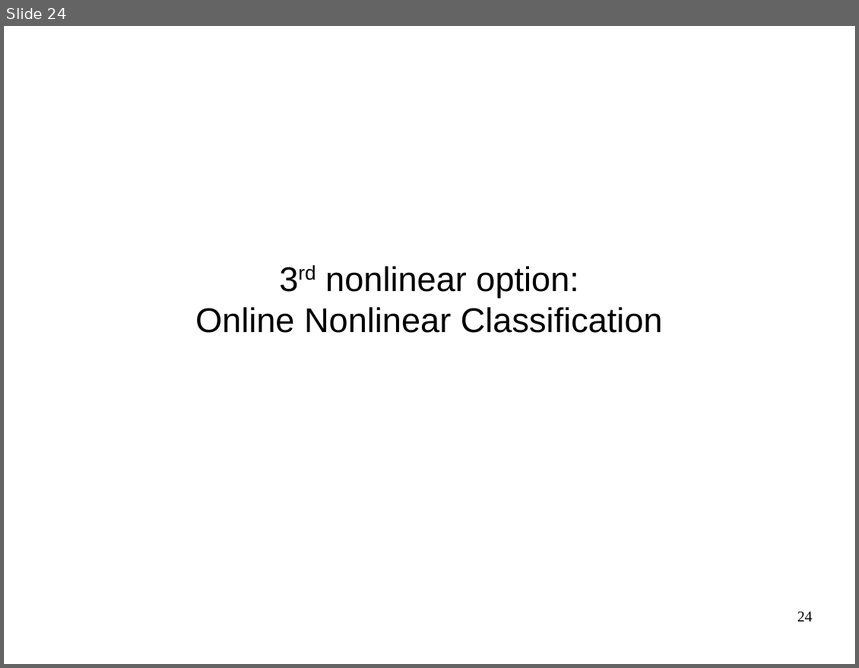
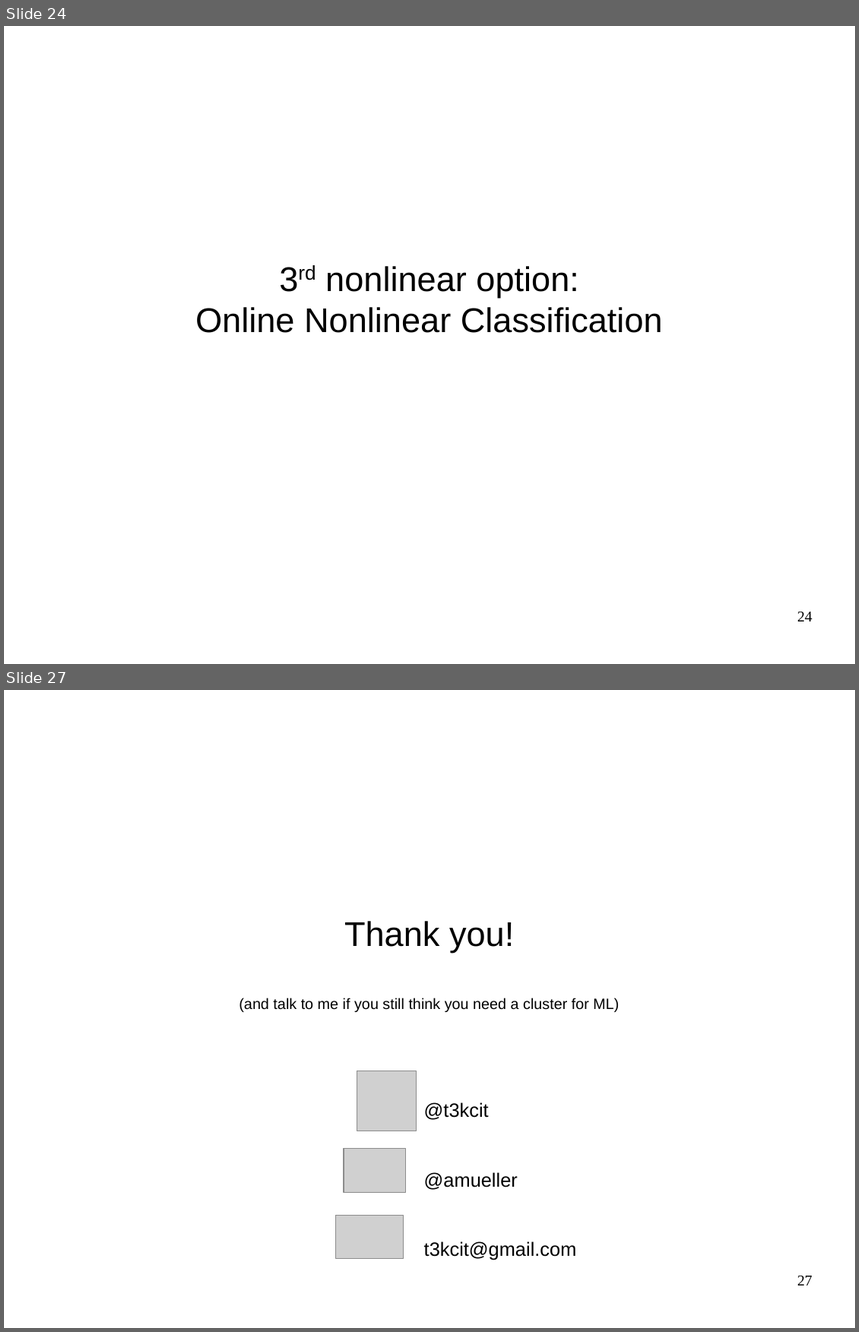
Before and after one commit to amueller/talks_odt, a slide deck: large-scale-non-linear-learning-pygotham-2015.odp. Shown one above the other, each under a label of ours: slide 24 before the commit, slides 24 and 27 after it; the slides between them are not shown. The pictures are 859x668 and 859x1332 pixels, drawn with LibreOffice and Linux fonts; fonts in the diff are those of the drawing; grey boxes stand for pictures. Boxes give left, top, right and bottom in pixels: in the first picture for what was removed or moved away, otherwise in the second. Text is boxed around its words. In the diff, an @@ line names an element or a change of style, - is before the commit and + after.

```diff
--- a/large-scale-non-linear-learning-pygotham-2015.odp
+++ b/large-scale-non-linear-learning-pygotham-2015.odp
@@ slide 27 added at box(4, 690, 855, 1328), background #FFFFFF @@
@@ subtitle added at box(239, 921, 619, 1012), 14 pt, text #000000 @@
+Thank you!
+(and talk to me if you still think you need a cluster for ML)
@@ picture added at box(357, 1072, 417, 1131) @@
@@ text added at box(424, 1103, 577, 1261), 18 pt, text #000000 @@
+@t3kcit
+@amueller
+t3kcit@gmail.com
@@ picture added at box(344, 1149, 405, 1193) @@
@@ picture added at box(336, 1216, 403, 1259) @@
@@ page number added at box(797, 1276, 813, 1286), 14 pt, text #000000 @@
+27
```
Also in this commit, not shown: 12 slides changed, 3 other slides added, 2 slides removed.
